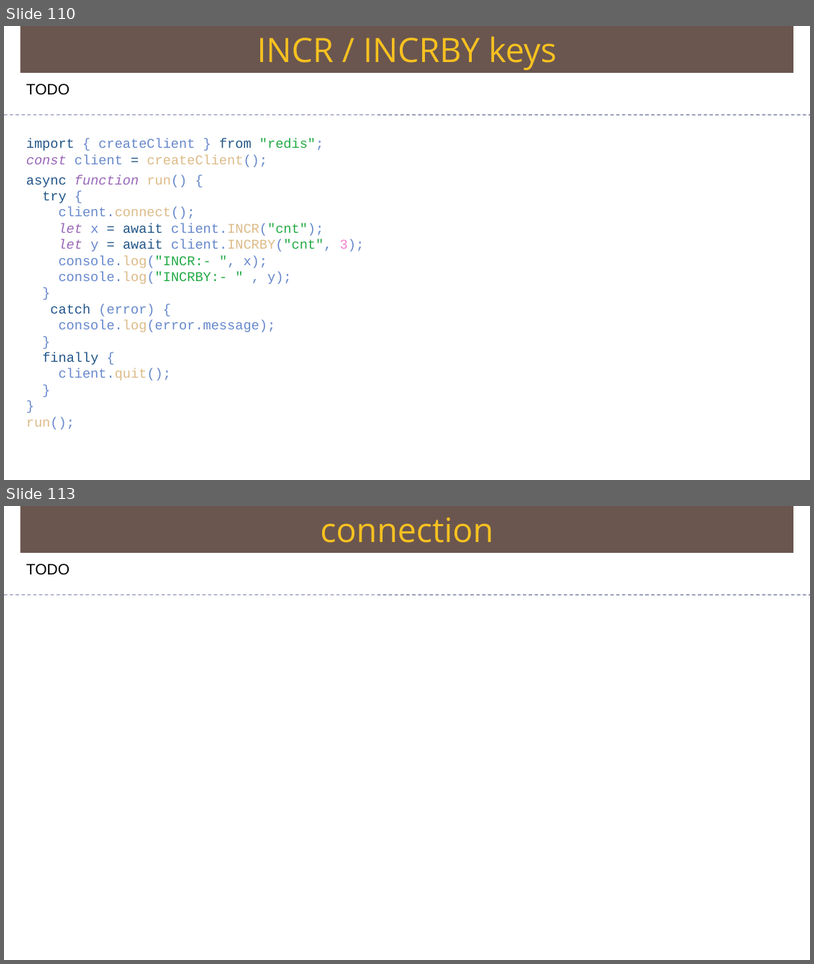
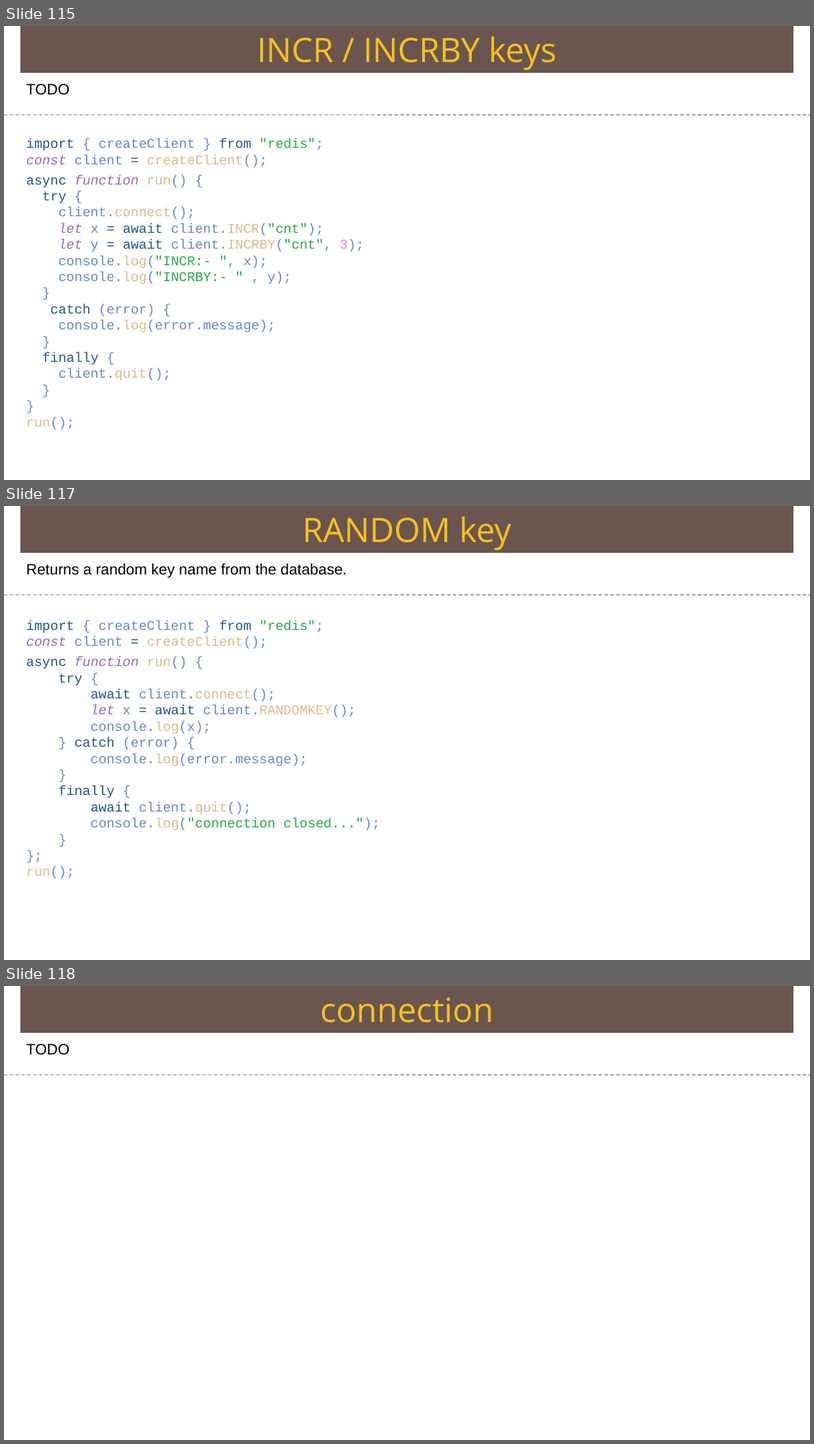
Before and after one commit to Saleel-Bagde/PPT-s, a slide deck: redis Ver2.pptx. Shown one above the other, each under a label of ours: slides 110 and 113 before the commit, slides 115, 117 and 118 after it; the slides between them are not shown. The pictures are 814x964 and 814x1444 pixels, drawn with LibreOffice and Linux fonts; fonts in the diff are those of the drawing. Boxes give left, top, right and bottom in pixels: in the first picture for what was removed or moved away, otherwise in the second. Text is boxed around its words. In the diff, an @@ line names an element or a change of style, - is before the commit and + after.

```diff
--- a/redis Ver2.pptx
+++ b/redis Ver2.pptx
@@ slide 117 added at [4, 506, 810, 960], background #FFFFFF @@
@@ rectangle added at [21, 506, 794, 553], fill #6A5650, 40 pt, text #F7C120 @@
+RANDOM key
@@ text added at [26, 563, 347, 577], 18 pt, text #000000 @@
+Returns a random key name from the database.
@@ line added from (4, 595) to (810, 595), #6E78A0 0.99 pt dashed @@
@@ text added at [26, 620, 380, 878], 16 pt, text #6688CC @@
+import { createClient } from "redis";
+const client = createClient();
+async function run() {
+try {
+await client.connect();
+let x = await client.RANDOMKEY();
+console.log(x);
+} catch (error) {
+console.log(error.message);
+}
+finally {
+await client.quit();
+console.log("connection closed...");
+}
+};
+run();
@@ what was slide 110 is now slide 115 @@
@@ what was slide 113 is now slide 118 @@
```
Also in this commit, not shown: 6 other slides added, 2 slides removed.
